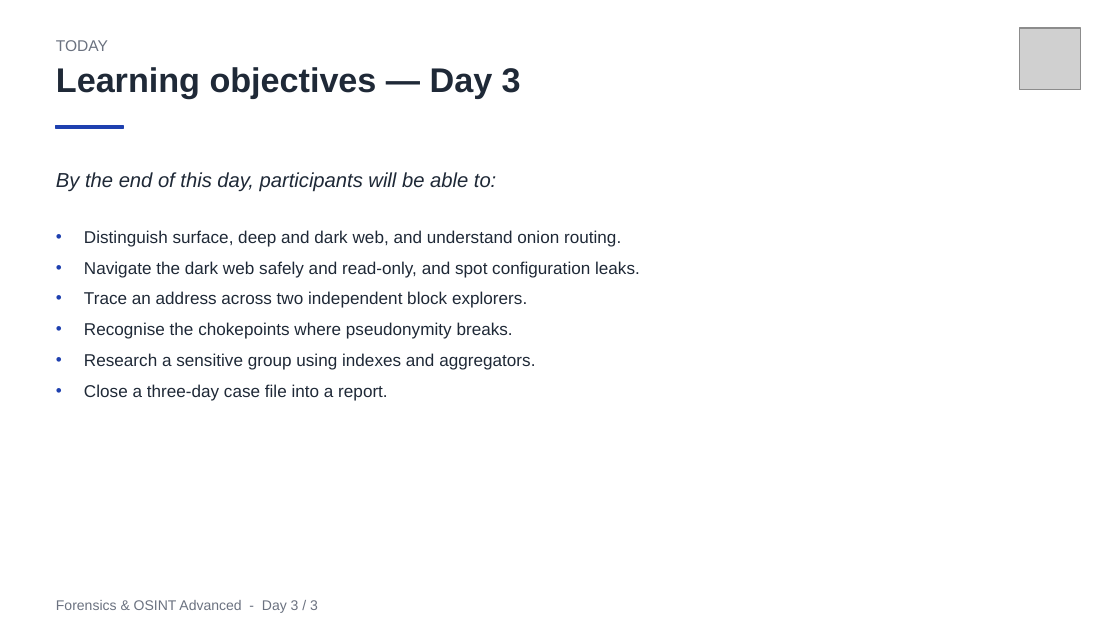
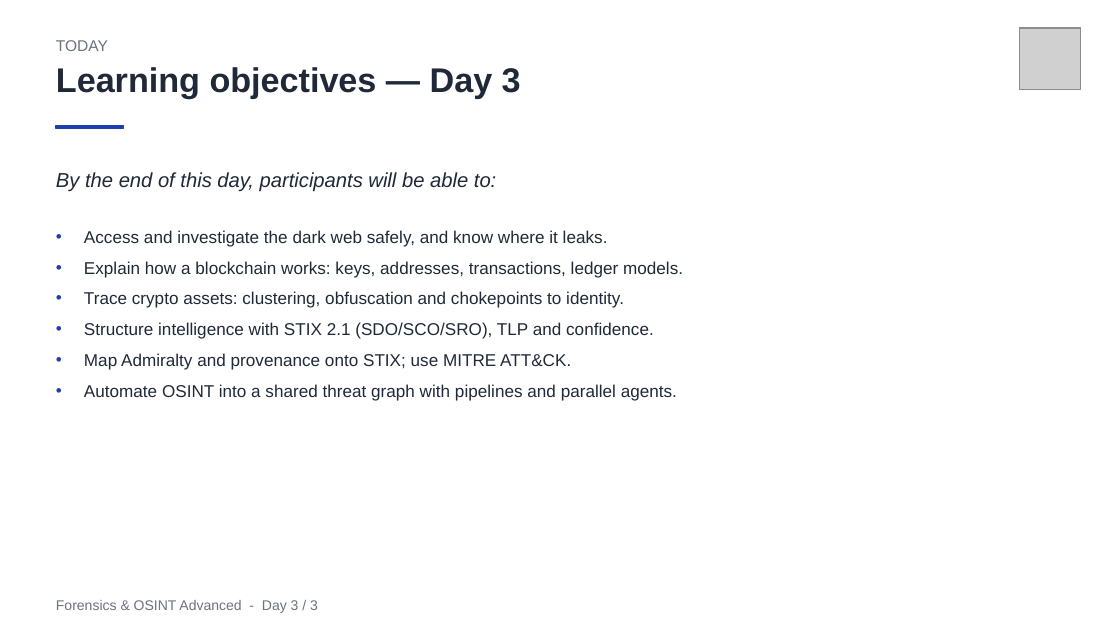
Before and after one commit to clemdepernet/osint-advanced-labs, a slide deck: slide 2 of Day_3/Day_3_Dark_Web_Crypto_And_Capstone.pptx. Drawn at 1120x630 pixels with LibreOffice and Linux fonts; fonts in the diff are those of the drawing; grey boxes stand for pictures. Boxes give left, top, right and bottom in pixels: in the first picture for what was removed or moved away, otherwise in the second. Text is boxed around its words. In the diff, an @@ line names an element or a change of style, - is before the commit and + after.

Commit message:
Day 3 overhaul: STIX Lab (beginner->expert), deck rebuild, Data Breach -> Day 3
- Rebuild the Day 3 deck around blockchain fundamentals, crypto tracing, STIX & MITRE
  ATT&CK (~1/3 of the deck) and agentic automation; dark web reduced to 2 slides.
- Add Day_3/STIX Lab: build/validate a STIX 2.1 bundle, OSINT->STIX, parallel agents,
  team graph dashboard, n8n workflow, and advanced modules (validate, Admiralty<->STIX,
  diff-monitor, ATT&CK enrichment, OpenCTI/TAXII).
- Add Day_3/Corporate Watch Lab (aggregate CI monitor).
- Move Databreach.pdf from Day 2 to Day 3; drop the Data Breach TP from the Day 2 deck.
- Update the student handbook README and .gitignore.

```diff
--- a/Day_3/Day_3_Dark_Web_Crypto_And_Capstone.pptx
+++ b/Day_3/Day_3_Dark_Web_Crypto_And_Capstone.pptx
@@ text at <box>84,230,683,401</box>: text changed @@
-• Distinguish surface, deep and dark web, and understand onion routing.
-• Navigate the dark web safely and read-only, and spot configuration leaks.
-• Trace an address across two independent block explorers.
-• Recognise the chokepoints where pseudonymity breaks.
-• Research a sensitive group using indexes and aggregators.
-• Close a three-day case file into a report.
+• Access and investigate the dark web safely, and know where it leaks.
+• Explain how a blockchain works: keys, addresses, transactions, ledger models.
+• Trace crypto assets: clustering, obfuscation and chokepoints to identity.
+• Structure intelligence with STIX 2.1 (SDO/SCO/SRO), TLP and confidence.
+• Map Admiralty and provenance onto STIX; use MITRE ATT&CK.
+• Automate OSINT into a shared threat graph with pipelines and parallel agents.
```
Also in this commit, not shown: 9 other slides changed, 18 slides added, 14 slides removed, 36 other files.
